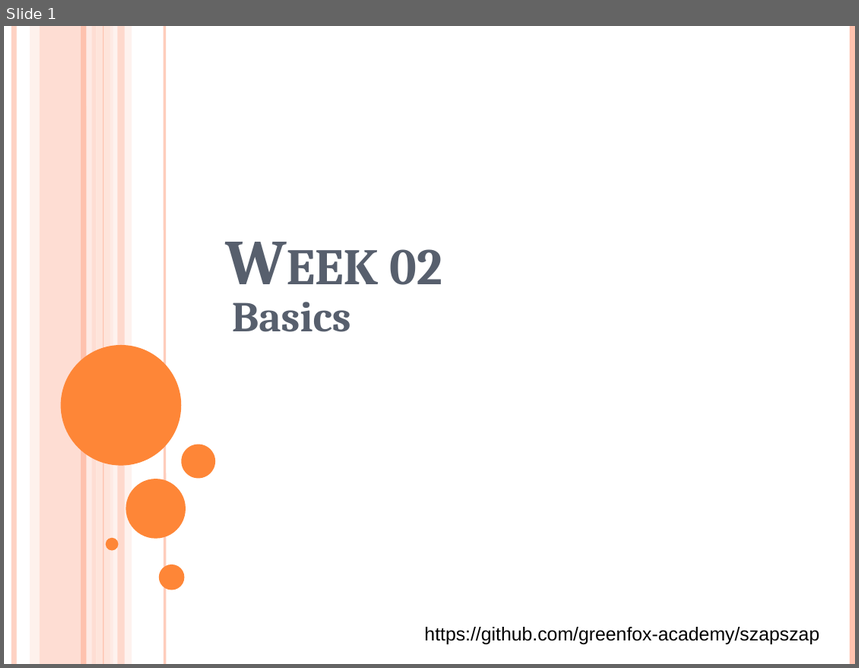
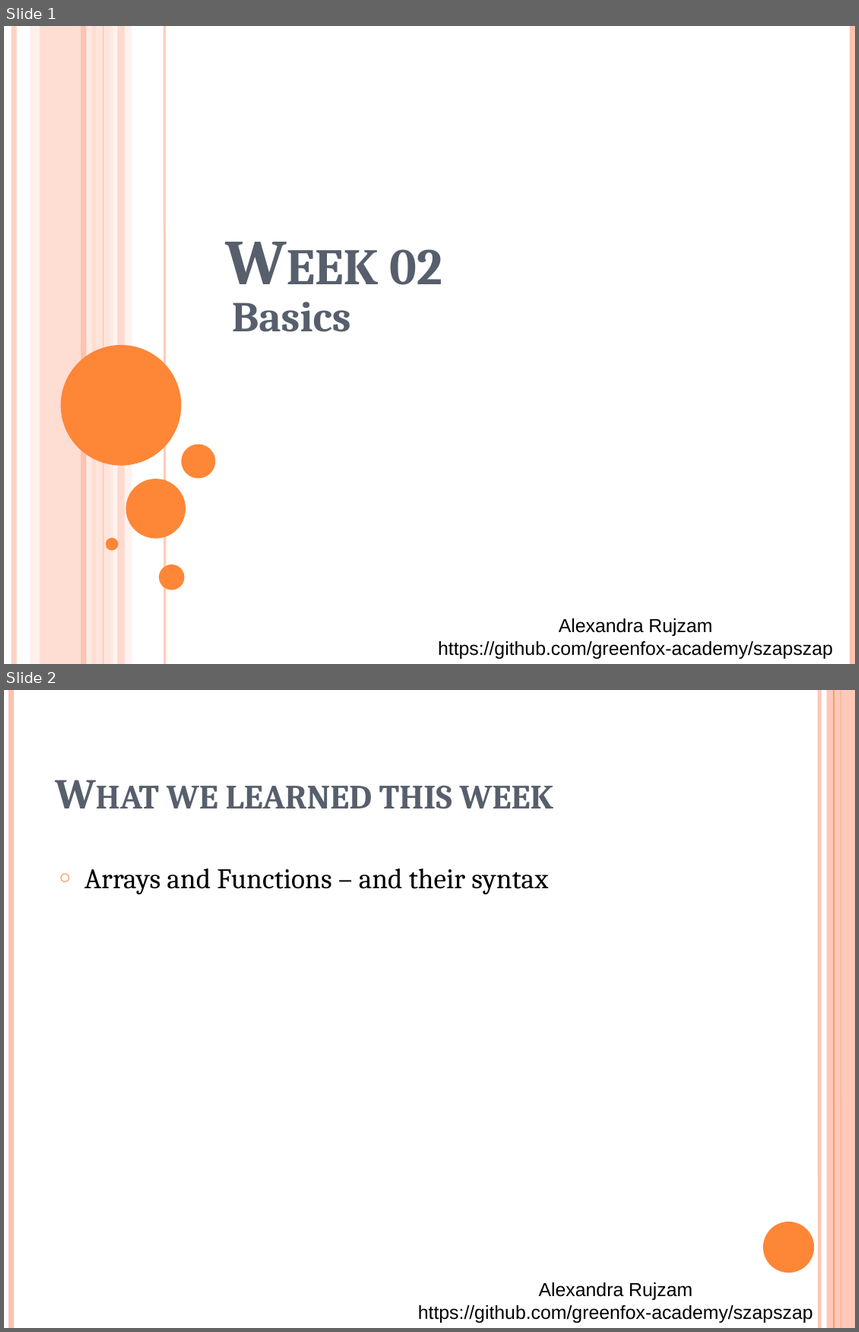
Before and after one commit to green-fox-academy/szapszap, a slide deck: Week02/day-05/Demo.pptx. Shown one above the other, each under a label of ours: slide 1 before the commit, slides 1 and 2 after it. The pictures are 859x668 and 859x1332 pixels, drawn with LibreOffice and Linux fonts; fonts in the diff are those of the drawing. Boxes give left, top, right and bottom in pixels: in the first picture for what was removed or moved away, otherwise in the second. Text is boxed around its words. In the diff, an @@ line names an element or a change of style, - is before the commit and + after.

```diff
--- a/Week02/day-05/Demo.pptx
+++ b/Week02/day-05/Demo.pptx
@@ slide 2 added at [4,690,855,1328], background #FFFFFF @@
@@ line added from (11, 690) to (11, 1328), #FEC3AE 4.5 pt @@
@@ line added from (819, 690) to (819, 1328), #FEC3AE 3 pt @@
@@ rectangle added at [827,690,855,1328], fill #FEC3AE at 87% opacity @@
@@ line added from (834, 690) to (834, 1328), #FE8637 0.75 pt @@
@@ line added from (841, 690) to (841, 1328), #FE8637 1.5 pt @@
@@ title added at [167,786,554,809], 36 pt, text #575F6D, bold, small capitals @@
+What we learned this week
@@ text added at [85,869,548,894], 24 pt, text #000000 @@
+○ Arrays and Functions – and their syntax
@@ ellipse added at [763,1222,814,1273], fill #FE8637 @@
@@ text added at [418,1283,813,1323], 16 pt, text #000000 @@
+Alexandra Rujzam
+https://github.com/greenfox-academy/szapszap
@@ slide 1 changed as well @@
@@ text at [438,619,833,659]: text changed @@
-https://github.com/greenfox-academy/szapszap
+Alexandra Rujzam
+https://github.com/greenfox-academy/szapszap
```
Also in this commit, not shown: 11 other slides added, 10 other files.
